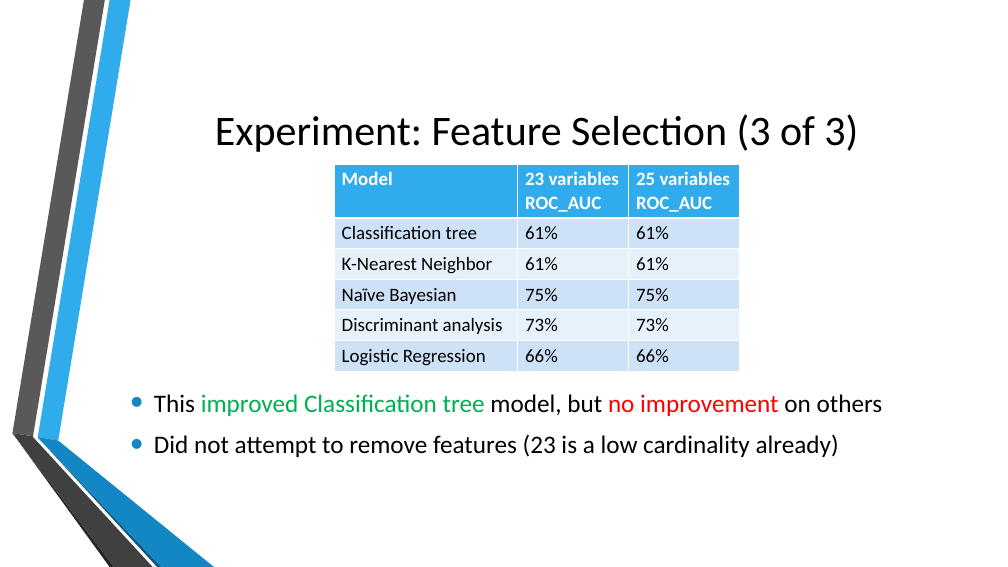
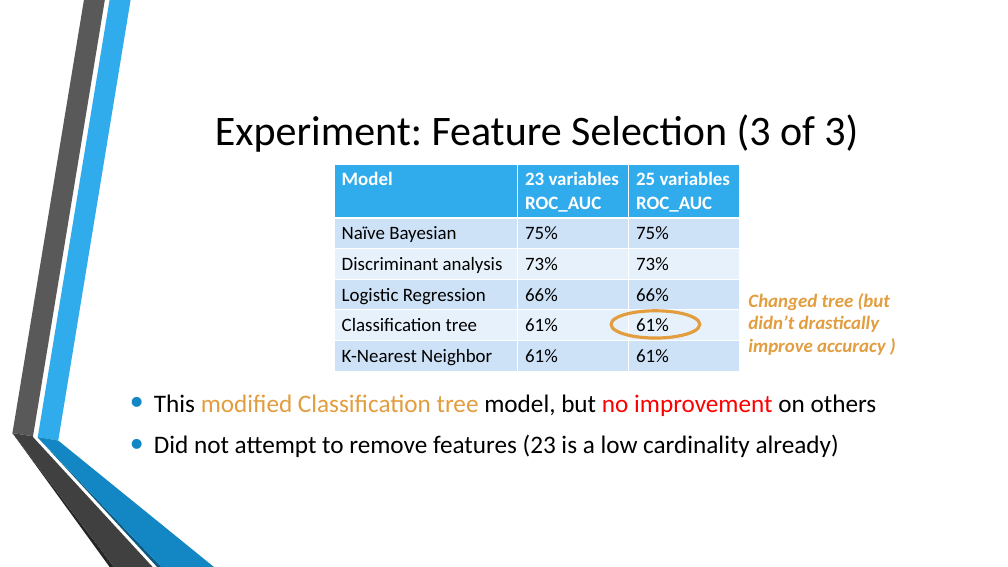
Before and after one commit to jb08/credit_card_default_ML, a slide deck: slide 9 of Predicting_Credit_Card_defaults.pptx (slide 10 before the commit). Drawn at 1008x567 pixels with LibreOffice and Linux fonts; fonts in the diff are those of the drawing; background and template pictures are left out. Boxes give left, top, right and bottom in pixels: in the first picture for what was removed or moved away, otherwise in the second. Text is boxed around its words. In the diff, an @@ line names an element or a change of style, - is before the commit and + after.

```diff
--- a/Predicting_Credit_Card_defaults.pptx
+++ b/Predicting_Credit_Card_defaults.pptx
@@ table at [334, 164, 740, 371] @@
-row 2: Classification tree | 61% | 61%
-row 3: K-Nearest Neighbor | 61% | 61%
+row 5: Classification tree | 61% | 61%
+row 6: K-Nearest Neighbor | 61% | 61%
@@ text added at [748, 293, 890, 355], 18 pt, text #E29D3E, bold, italic @@
+  Changed tree (but didn’t drastically improve accuracy )
@@ ellipse added at [611, 311, 700, 338], outline #E29D3E 3 pt @@
@@ text at [154, 394, 877, 416]: text changed; text colour #00B050 to #E29D3E @@
-• This improved Classification tree model, but no improvement on others
+• This modified Classification tree model, but no improvement on others
```
Also in this commit, not shown: 7 other slides changed, 1 slide removed.
